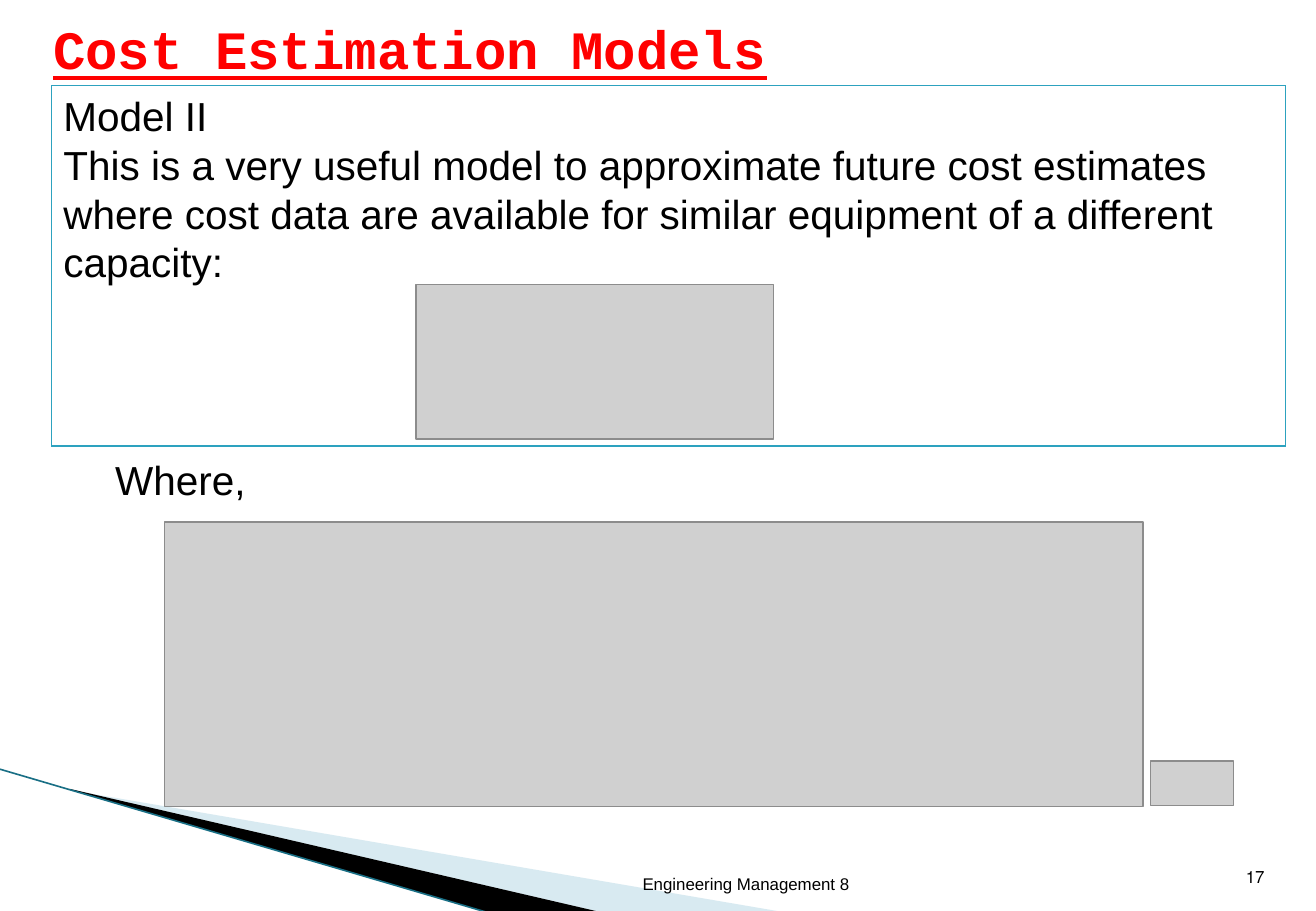
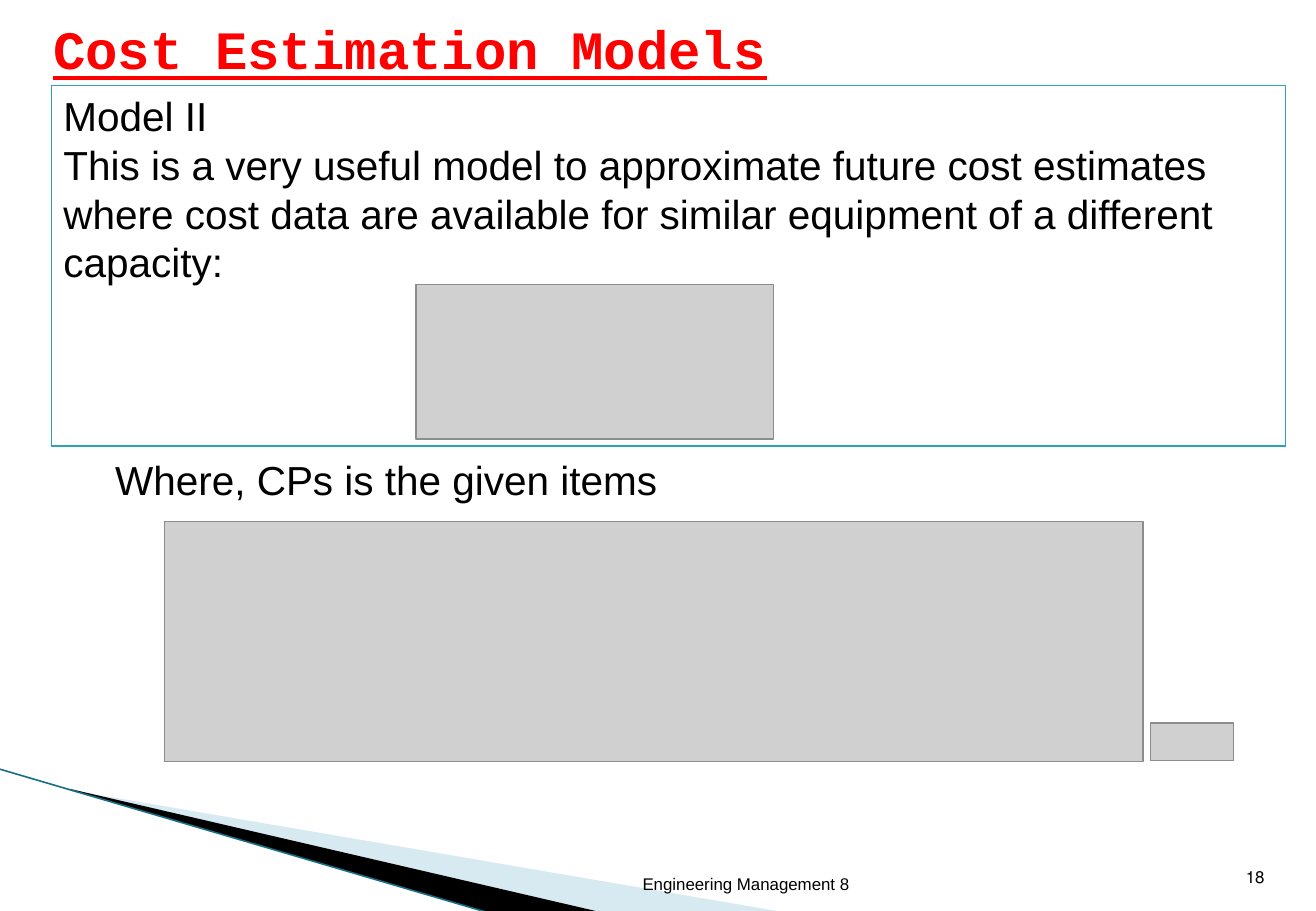
Before and after one commit to Dhmdhz/KKU, a slide deck: slide 18 of مستوى 9/ادارة المشاريع الهندسية هات 213-442/Lecture 7.pptx (slide 17 before the commit). Drawn at 1316x911 pixels with LibreOffice and Linux fonts; fonts in the diff are those of the drawing; grey boxes stand for pictures; background and template pictures are left out. Boxes give left, top, right and bottom in pixels: in the first picture for what was removed or moved away, otherwise in the second. Text is boxed around its words. In the diff, an @@ line names an element or a change of style, - is before the commit and + after.

```diff
--- a/مستوى 9/ادارة المشاريع الهندسية هات 213-442/Lecture 7.pptx
+++ b/مستوى 9/ادارة المشاريع الهندسية هات 213-442/Lecture 7.pptx
@@ text at bbox=[115, 465, 657, 503]: text changed @@
-Where,
+Where, CPs is the given items
@@ picture: place and size @@
-picture at bbox=[164, 523, 1143, 807]
+picture at bbox=[164, 523, 1143, 762]
@@ picture: place and size @@
-picture at bbox=[1151, 761, 1233, 806]
+picture at bbox=[1151, 723, 1233, 761]
@@ page number at bbox=[1246, 871, 1265, 884]: text changed @@
-17
+18
```
Also in this commit, not shown: 1 other slide changed, 3 slides added, 15 other files.
